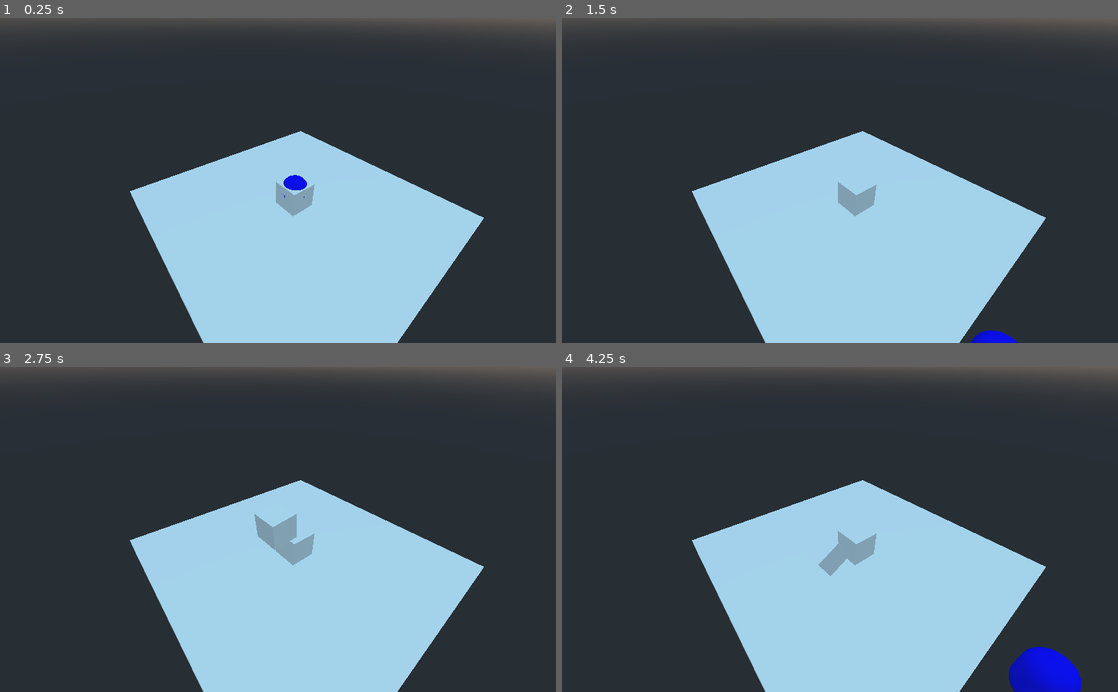
Above: before the commit, frames 1-4 (two rows, left to right).
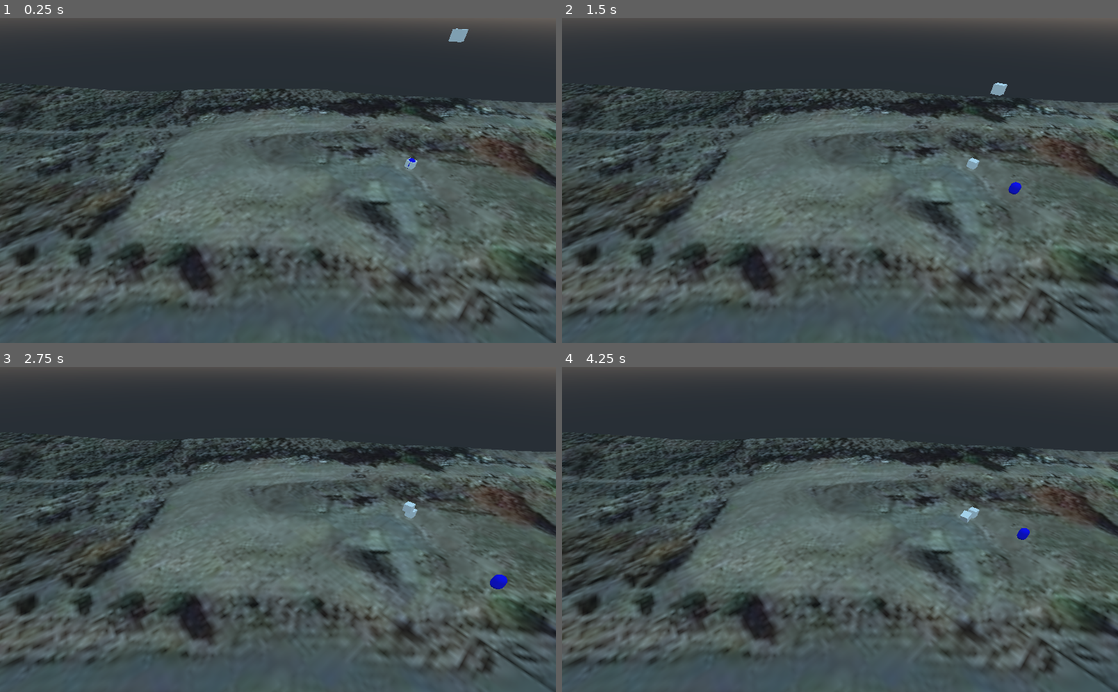
Above: after the commit, the same moments.

Repository: LankyWhisper624/GMTK-Game-Jam-2021
Game: Godot game, scene res://test.tscn
Same seed, same stepped clock (60 frames per second), same inputs: the game is played once before the commit and once after it.
Inputs:
- Up to frame 1 (0.25 s): no input
- Up to frame 2 (1.5 s): tap Enter at 0.5 s; hold D (move_right) 0.53-1.28 s; hold S (move_backward) from 1.28 s (still down)
- Up to frame 3 (2.75 s): release S (move_backward) at 2.03 s; hold D (move_right) from 2.03 s (still down)
- Up to frame 4 (4.25 s): release D (move_right) at 2.78 s; hold W (move_forward) 2.78-3.53 s; hold A (move_left) from 3.53 s (still down)

The runs differ from the first frame. In frame 1, 62% of the frame differs, in the area x 0-100%, y 3-100%; in frame 2, 62%; in frame 3, 62%; in frame 4, 62%, in the area x 0-100%, y 20-100%.

Commit message:
updated terrain files

Diff:
--- a/test.tscn
+++ b/test.tscn
@@ -1,8 +1,10 @@
-[gd_scene load_steps=14 format=2]
+[gd_scene load_steps=15 format=2]
 
 [ext_resource path="res://player.tscn" type="PackedScene" id=1]
 [ext_resource path="res://player.gd" type="Script" id=2]
 [ext_resource path="res://Camera.gd" type="Script" id=3]
+[ext_resource path="res://terrain.obj" type="ArrayMesh" id=4]
+[ext_resource path="res://EXPORT_GOOGLE_SAT_WM.png" type="Texture" id=5]
 
 [sub_resource type="PhysicsMaterial" id=3]
 
@@ -20,9 +22,9 @@
 
 [sub_resource type="ShaderMaterial" id=7]
 
-[sub_resource type="SpatialMaterial" id=10]
-
-[sub_resource type="BoxShape" id=9]
+[sub_resource type="SpatialMaterial" id=9]
+albedo_color = Color( 1, 1, 1, 0 )
+albedo_texture = ExtResource( 5 )
 
 [node name="Spatial" type="Spatial"]
 
@@ -50,18 +52,16 @@
 material = SubResource( 7 )
 
 [node name="Camera" type="Camera" parent="."]
-transform = Transform( -0.772545, -0.365376, 0.519302, 0.0132902, 0.808366, 0.588531, -0.634821, 0.461568, -0.619643, 9.76665, 11.1825, -9.68012 )
+transform = Transform( -0.772545, -0.365376, 0.519302, 0.0132902, 0.808366, 0.588531, -0.634821, 0.461568, -0.619643, 61.3163, 32.4462, -18.0227 )
 script = ExtResource( 3 )
 
 [node name="StaticBody2" type="StaticBody" parent="."]
 
-[node name="CSGBox" type="CSGBox" parent="StaticBody2"]
-transform = Transform( 10, 0, 0, 0, 1, 0, 0, 0, 10, -0.413124, -2.26694, 0 )
-material = SubResource( 10 )
-
-[node name="CollisionShape" type="CollisionShape" parent="StaticBody2"]
-transform = Transform( 10, 0, 0, 0, 1, 0, 0, 0, 10, -0.413124, -2.26694, 0 )
-shape = SubResource( 9 )
+[node name="CSGMesh" type="CSGMesh" parent="StaticBody2"]
+transform = Transform( 1, 0, 0, 0, 1, 0, 0, 0, 1, 0, -457.254, 0 )
+use_collision = true
+mesh = ExtResource( 4 )
+material = SubResource( 9 )
 
 [node name="Spatial" parent="." instance=ExtResource( 1 )]
 script = ExtResource( 2 )
Binary file added: EXPORT_GOOGLE_SAT_WM.png
Not shown, added: EXPORT_GOOGLE_SAT_WM.png.import
Not shown, added: terrain.mtl
Not shown, added: terrain.obj
Not shown, added: terrain.obj.import
